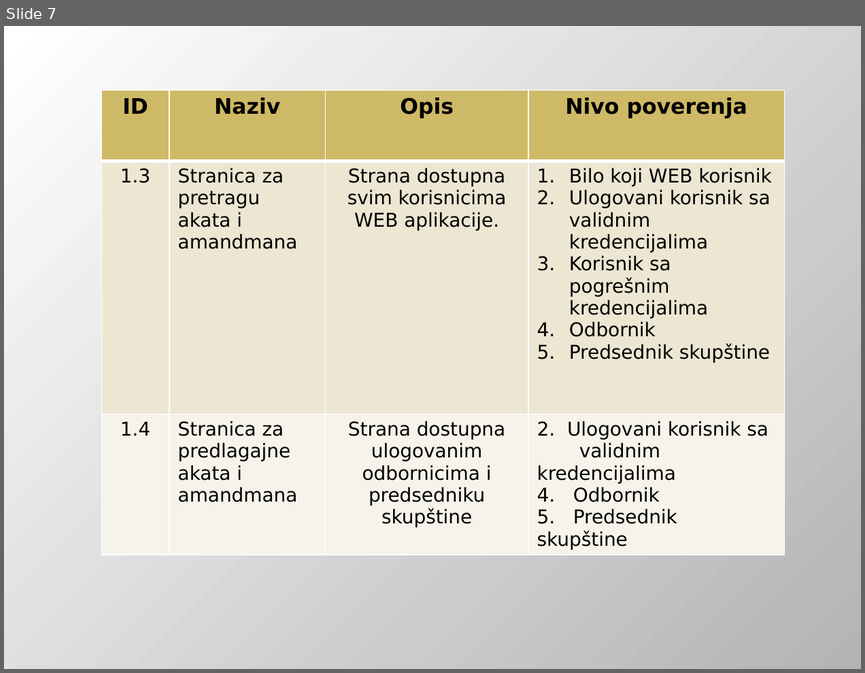
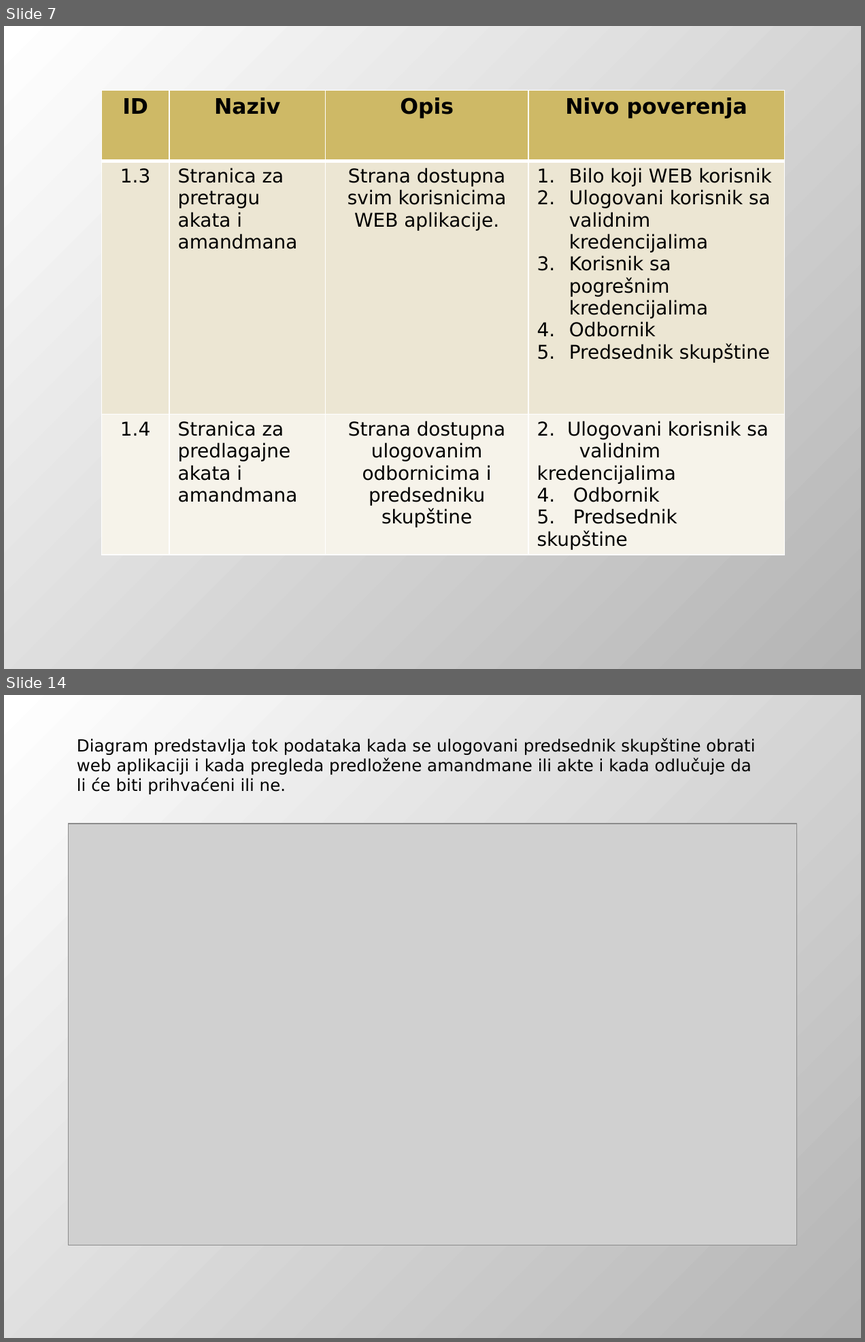
Before and after one commit to DejanUrosevic/XML-Projekat, a slide deck: Model Pretnji.pptx. Shown one above the other, each under a label of ours: slide 7 before the commit, slides 7 and 14 after it; the slides between them are not shown. The pictures are 865x673 and 865x1342 pixels, drawn with LibreOffice and Linux fonts; fonts in the diff are those of the drawing; grey boxes stand for pictures. Boxes give left, top, right and bottom in pixels: in the first picture for what was removed or moved away, otherwise in the second. Text is boxed around its words. In the diff, an @@ line names an element or a change of style, - is before the commit and + after.

Commit message:
U permisije dodat Korisnik koji samo cita sa baze. Permisije i Data flow diagram dodati na prezentaciju.

```diff
--- a/Model Pretnji.pptx
+++ b/Model Pretnji.pptx
@@ slide 14 added at <box>4,695,861,1338</box>, background gradient #FFFFFF to #B4B4B4 @@
@@ text added at <box>77,738,755,794</box>, 14 pt, text #000000 @@
+Diagram predstavlja tok podataka kada se ulogovani predsednik skupštine obrati web aplikaciji i kada pregleda predložene amandmane ili akte i kada odlučuje da li će biti prihvaćeni ili ne.
@@ picture added at <box>68,824,797,1245</box> @@
```
Also in this commit, not shown: 6 other slides added.
